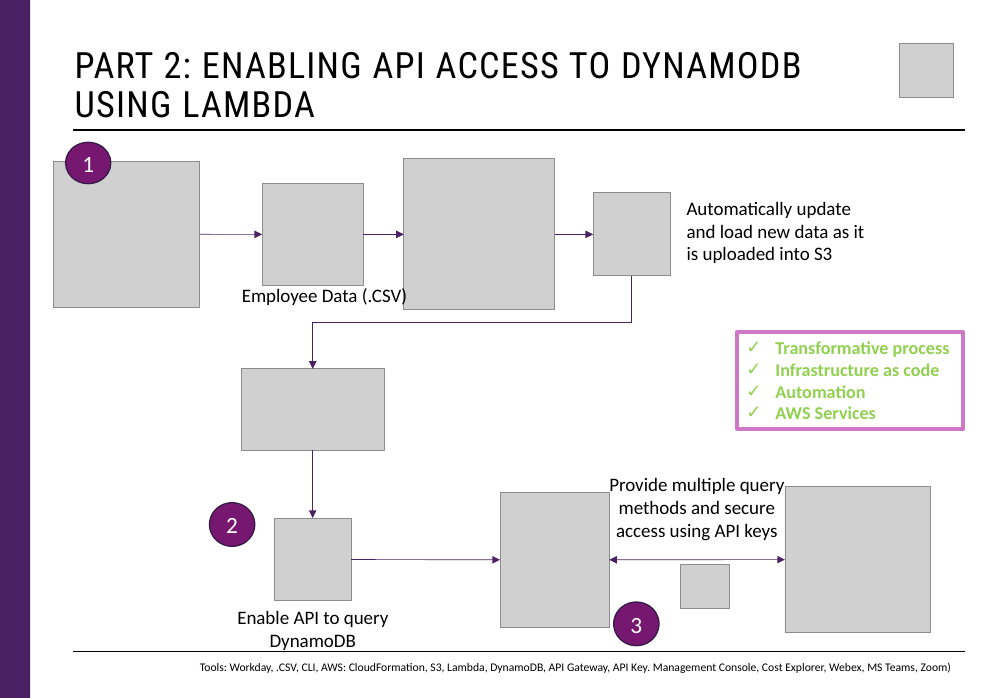
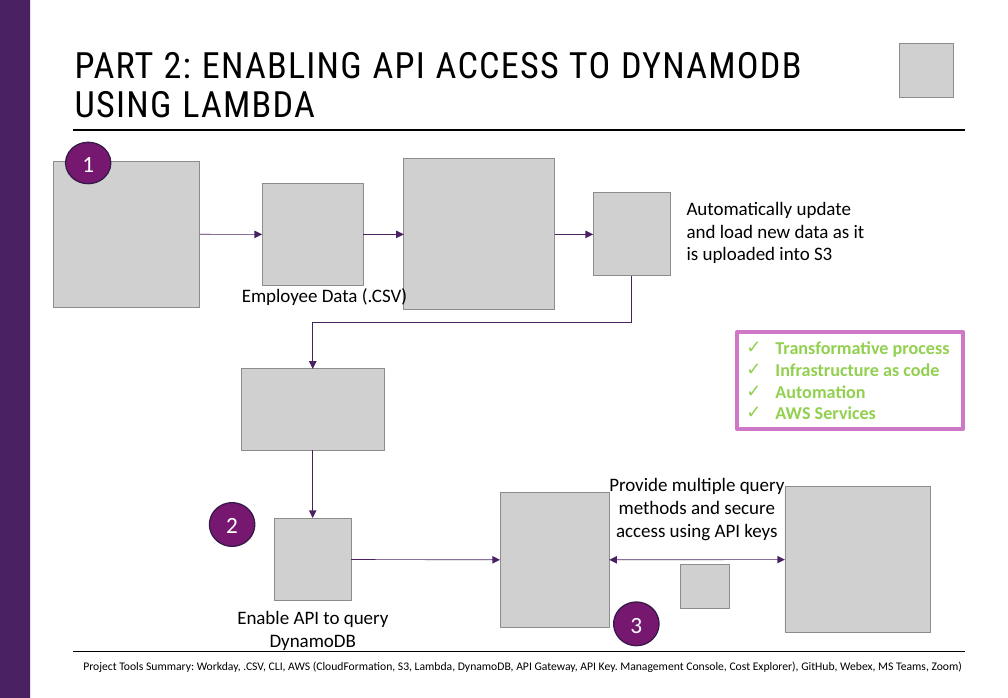
Before and after one commit to jjwad2000/BAHNamelessCloudEng, a slide deck: slide 7 of Dynamic Database Queries - Cloud Eng Team Project.pptx. Drawn at 1008x698 pixels with LibreOffice and Linux fonts; fonts in the diff are those of the drawing; grey boxes stand for pictures. Boxes give left, top, right and bottom in pixels: in the first picture for what was removed or moved away, otherwise in the second. Text is boxed around its words. In the diff, an @@ line names an element or a change of style, - is before the commit and + after.

```diff
--- a/Dynamic Database Queries - Cloud Eng Team Project.pptx
+++ b/Dynamic Database Queries - Cloud Eng Team Project.pptx
@@ text at (83, 661, 962, 672): text changed @@
-Tools: Workday, .CSV, CLI, AWS: CloudFormation, S3, Lambda, DynamoDB, API Gateway, API Key. Management Console, Cost Explorer, Webex, MS Teams, Zoom)
+Project Tools Summary: Workday, .CSV, CLI, AWS (CloudFormation, S3, Lambda, DynamoDB, API Gateway, API Key. Management Console, Cost Explorer), GitHub, Webex, MS Teams, Zoom)
```
Also in this commit, not shown: 1 other slide changed.
